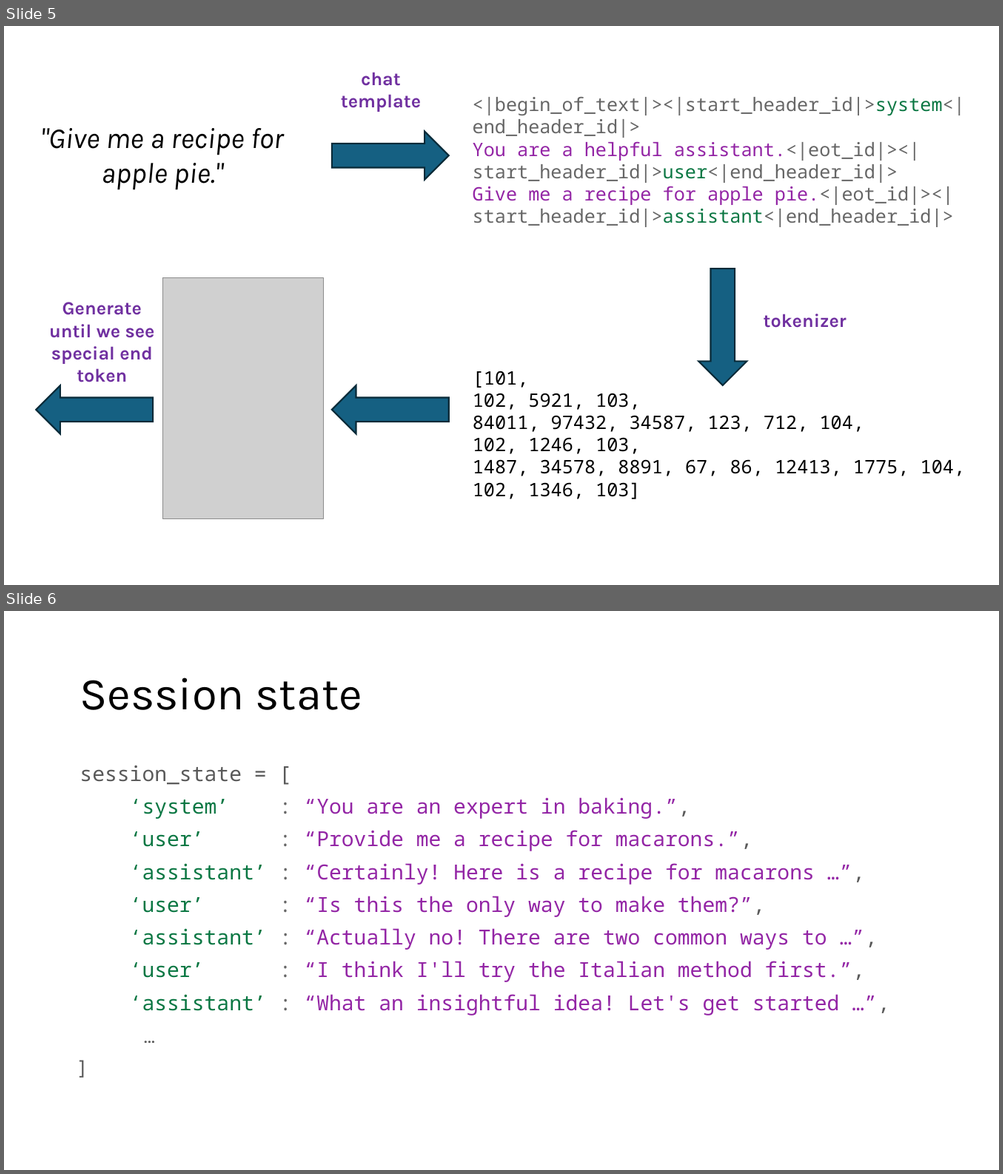
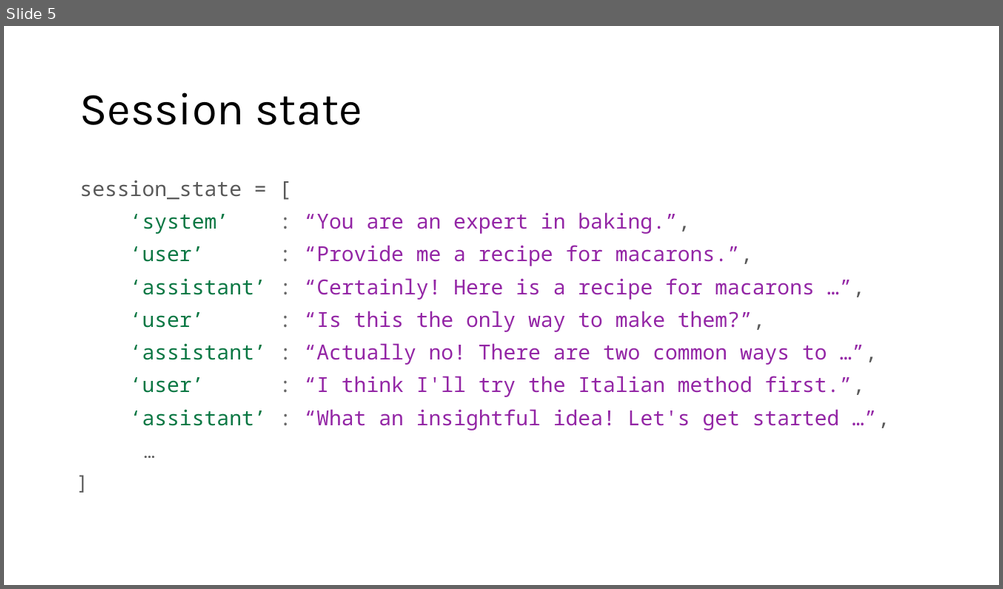
Before and after one commit to acceleratescience/hands-on-agentic-ai, a slide deck: slides/interfaces.pptx. Shown one above the other, each under a label of ours: slides 5 and 6 before the commit, slide 5 after it. The pictures are 1003x1174 and 1003x589 pixels, drawn with LibreOffice and Linux fonts; fonts in the diff are those of the drawing; grey boxes stand for pictures. Boxes give left, top, right and bottom in pixels: in the first picture for what was removed or moved away, otherwise in the second. Text is boxed around its words. In the diff, an @@ line names an element or a change of style, - is before the commit and + after.

```diff
--- a/slides/interfaces.pptx
+++ b/slides/interfaces.pptx
@@ slide 5 removed at box(4, 26, 999, 585), background #FFFFFF @@
@@ text removed at box(341, 72, 421, 112) @@
-chat template
@@ text removed at box(472, 96, 965, 227) @@
-<|begin_of_text|><|start_header_id|>system<|end_header_id|>
-You are a helpful assistant.<|eot_id|><|start_header_id|>user<|end_header_id|>
-Give me a recipe for apple pie.<|eot_id|><|start_header_id|>assistant<|end_header_id|>
@@ text removed at box(40, 128, 284, 190) @@
-"Give me a recipe for apple pie."
@@ right arrow removed at box(332, 131, 449, 180) @@
@@ right arrow removed at box(699, 269, 747, 386) @@
@@ picture removed at box(163, 278, 324, 519) @@
@@ text removed at box(49, 302, 155, 383) @@
-Generate until we see special end token
@@ text removed at box(763, 314, 846, 328) @@
-tokenizer
@@ text removed at box(472, 371, 965, 500) @@
-[101,
-102, 5921, 103,
-84011, 97432, 34587, 123, 712, 104,
-102, 1246, 103,
-1487, 34578, 8891, 67, 86, 12413, 1775, 104,
-102, 1346, 103]
@@ right arrow removed at box(36, 386, 153, 434) @@
@@ right arrow removed at box(332, 386, 449, 434) @@
@@ what was slide 6 is now slide 5 @@
```
Also in this commit, not shown: 1 other file.
